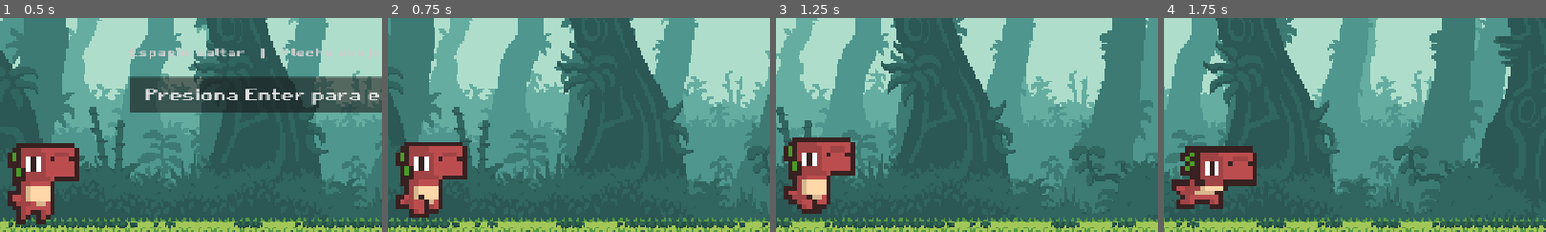
Above: before the commit, frames 1-4 (left to right).
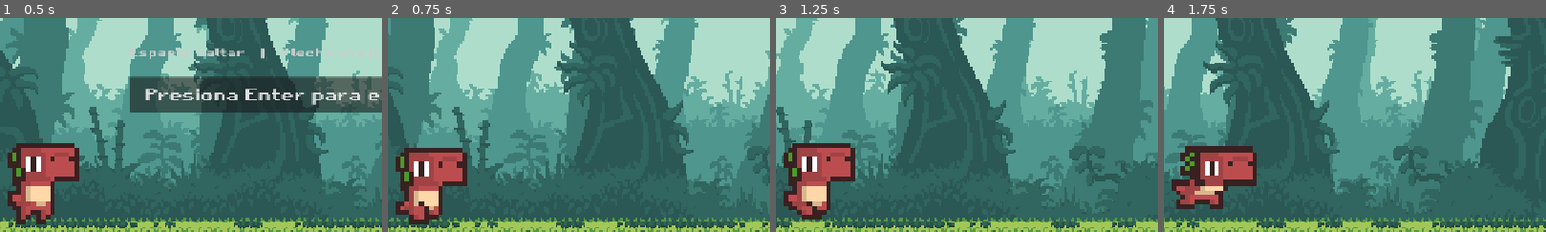
Above: after the commit, the same moments.

Repository: kadirbrioso-afk/Dino_Run
Game: Godot game, scene res://scenes/main/main.tscn
Same seed, same stepped clock (60 frames per second), same inputs: the game is played once before the commit and once after it.
Inputs:
- Up to frame 1 (0.5 s): no input
- Up to frame 2 (0.75 s): click "Presiona Enter para empezar" at 0.5 s
- Up to frame 3 (1.25 s): no input
- Up to frame 4 (1.75 s): tap Enter (restart) at 1.25 s; hold Down (duck) from 1.28 s (still down); tap Up (jump) at 1.52 s
The pictures show only the part of the screen within x 11-61%, y 43-93%; the shares and areas given below are measured in that part.

Frame 1 is identical in both runs. In frame 2, 3.2% of the frame differs, in the area x 2-21%, y 58-97%; in frame 3, 3.2%; in frame 4, nothing differs.

Commit message:
Fix: el agachado ahora reduce el hitbox de daño para esquivar cuervos

Diff:
--- a/scenes/player/dino.tscn
+++ b/scenes/player/dino.tscn
@@ -197,6 +197,9 @@
 
 [sub_resource type="RectangleShape2D" id="RectangleShape2D_hurt"]
 size = Vector2(80, 140)
+
+[sub_resource type="RectangleShape2D" id="RectangleShape2D_hurt_duck"]
+size = Vector2(80, 46)
 
 [node name="Dino" type="CharacterBody2D" unique_id=407414895]
 script = ExtResource("1_7x1tx")
@@ -214,6 +217,7 @@
 shape = SubResource("RectangleShape2D_i3gs1")
 
 [node name="CollisionDucking" type="CollisionShape2D" parent="." unique_id=763471985]
+disabled = true
 position = Vector2(97.999985, 112)
 rotation = 0.2617994
 shape = SubResource("CapsuleShape2D_e72rl")
@@ -237,3 +241,8 @@
 [node name="CollisionShape2D" type="CollisionShape2D" parent="HurtBox" unique_id=510233941]
 position = Vector2(92, 95)
 shape = SubResource("RectangleShape2D_hurt")
+
+[node name="CollisionShapeDucking" type="CollisionShape2D" parent="HurtBox" unique_id=610299340]
+disabled = true
+position = Vector2(92, 142)
+shape = SubResource("RectangleShape2D_hurt_duck")
--- a/script/dino.gd
+++ b/script/dino.gd
@@ -10,6 +10,8 @@
 @onready var sprite: AnimatedSprite2D = $Sprite
 @onready var collision_standing: CollisionShape2D = $CollisionStanding
 @onready var collision_ducking: CollisionShape2D = $CollisionDucking
+@onready var hurt_shape_standing: CollisionShape2D = $HurtBox/CollisionShape2D
+@onready var hurt_shape_ducking: CollisionShape2D = $HurtBox/CollisionShapeDucking
 @onready var hurt_box: Area2D = $HurtBox
 @onready var jump_sound: AudioStreamPlayer = $JumpSound
 @onready var duck_sound: AudioStreamPlayer = $DuckSound
@@ -82,10 +84,15 @@
 		duck_sound.play()
 		collision_standing.set_deferred("disabled", true)
 		collision_ducking.set_deferred("disabled", false)
+		# Reduce el hitbox de daño para pasar por debajo de los cuervos
+		hurt_shape_standing.set_deferred("disabled", true)
+		hurt_shape_ducking.set_deferred("disabled", false)
 	elif not should_duck and is_ducking:
 		is_ducking = false
 		collision_standing.set_deferred("disabled", false)
 		collision_ducking.set_deferred("disabled", true)
+		hurt_shape_standing.set_deferred("disabled", false)
+		hurt_shape_ducking.set_deferred("disabled", true)
 
 func _update_animation() -> void:
 	if is_ducking:
